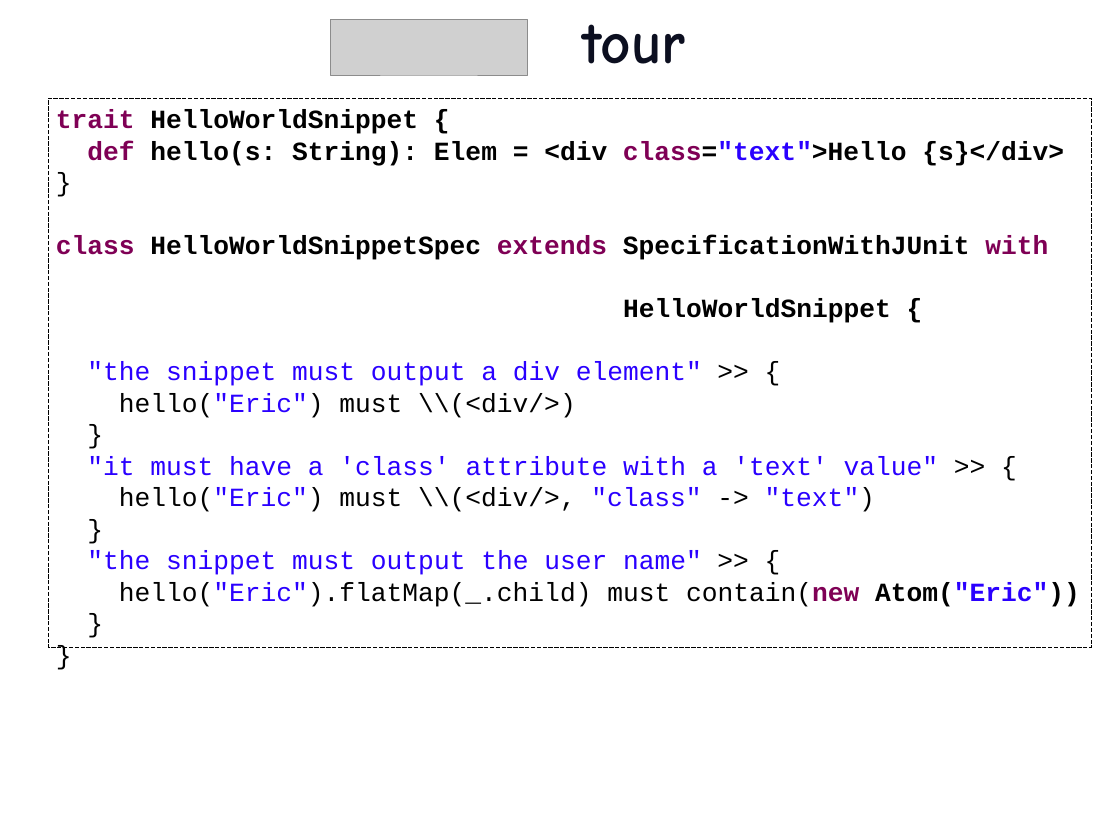
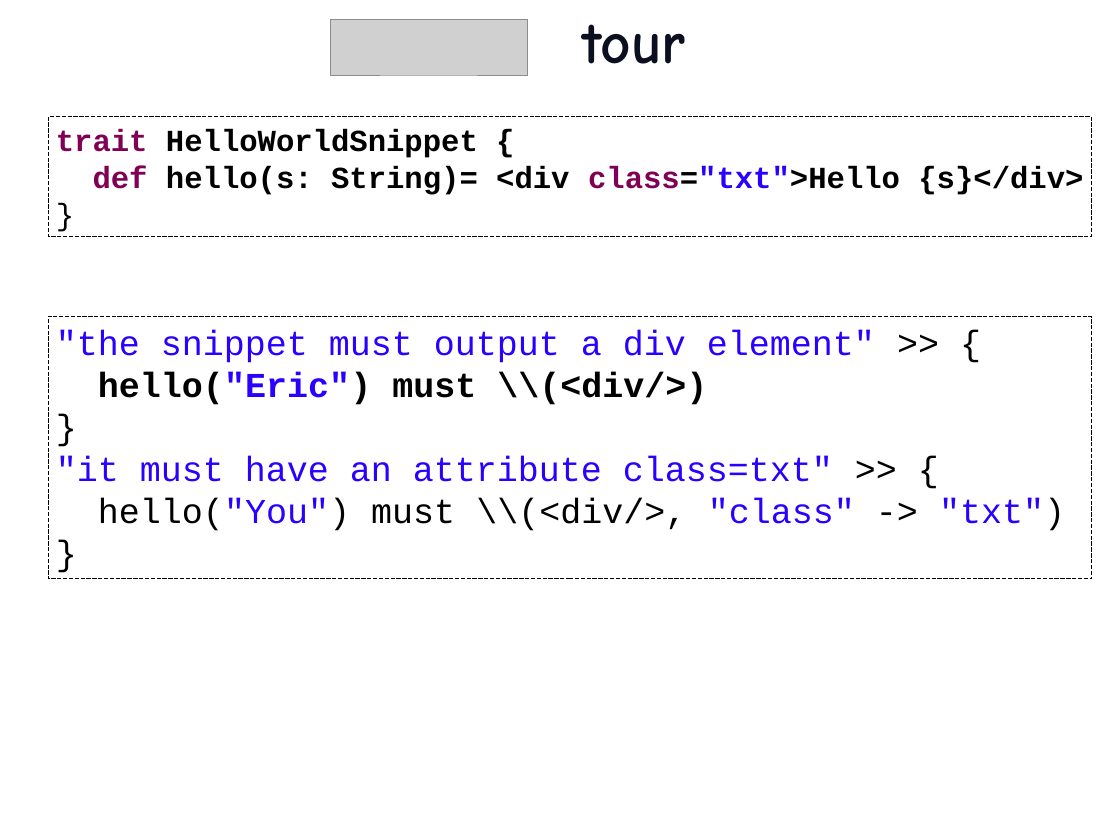
Before and after one commit to etorreborre/oscon-2010, a slide deck: slide 14 of src/main/resources/oscon_2010_specs.pptx. Drawn at 1120x840 pixels with LibreOffice and Linux fonts; fonts in the diff are those of the drawing; grey boxes stand for pictures; background and template pictures are left out. Boxes give left, top, right and bottom in pixels: in the first picture for what was removed or moved away, otherwise in the second. Text is boxed around its words. In the diff, an @@ line names an element or a change of style, - is before the commit and + after.

Commit message:
started reworking the slides based on presentation tips: key ideas, must add missing resources

```diff
--- a/src/main/resources/oscon_2010_specs.pptx
+++ b/src/main/resources/oscon_2010_specs.pptx
@@ rectangle "trait HelloWorldSnippet {": place and size @@
-rectangle "trait HelloWorldSnippet {" at [48,98,1092,647]
+rectangle "trait HelloWorldSnippet {" at [48,117,1092,236]
@@ text in rectangle at [56,129,478,158]: size 24 to 28 pt in "trait HelloWorldSnippet {", "}" @@
@@ text in rectangle at [93,166,1083,195]: text changed; size 24 to 28 pt @@
-def hello(s: String): Elem = <div class="text">Hello {s}</div>
+def hello(s: String)= <div class="txt">Hello {s}</div>
@@ text in rectangle at [56,236,1080,607]: paragraphs removed @@
-class HelloWorldSnippetSpec extends SpecificationWithJUnit with
-HelloWorldSnippet {
-"the snippet must output a div element" >> {
-hello("Eric") must \\(<div/>)
-}
-"it must have a 'class' attribute with a 'text' value" >> {
-hello("Eric") must \\(<div/>, "class" -> "text")
-}
-"the snippet must output the user name" >> {
-hello("Eric").flatMap(_.child) must contain(new Atom("Eric"))
-}
-}
@@ rectangle added at [48,317,1092,579], outline #000000 0.75 pt dashed, 32 pt, text #2A00FF @@
+"the snippet must output a div element" >> {
+hello("Eric") must \\(<div/>)
+}
+"it must have an attribute class=txt" >> {
+hello("You") must \\(<div/>, "class" -> "txt")
+}
```
Also in this commit, not shown: 18 other slides changed, 1 other file.
